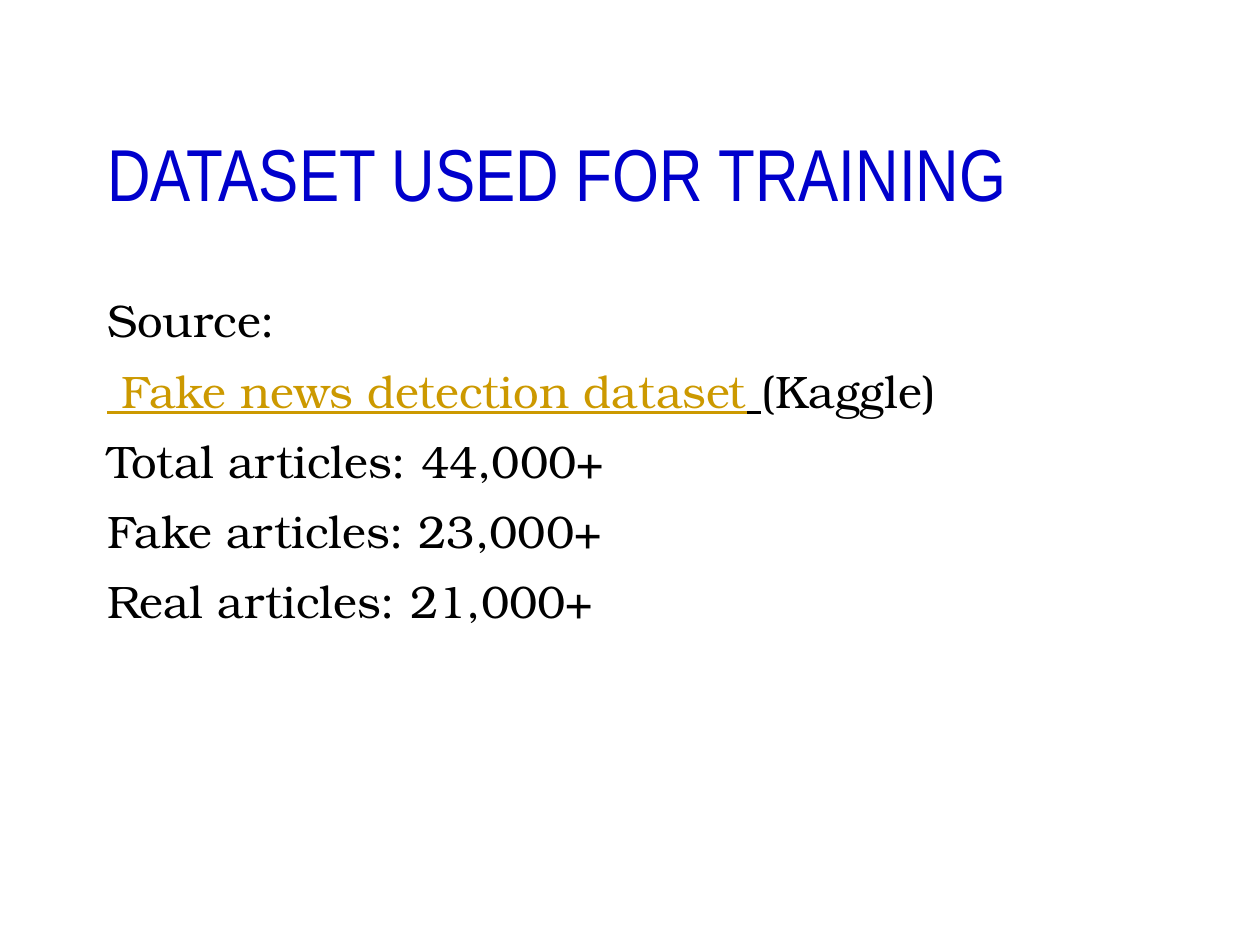
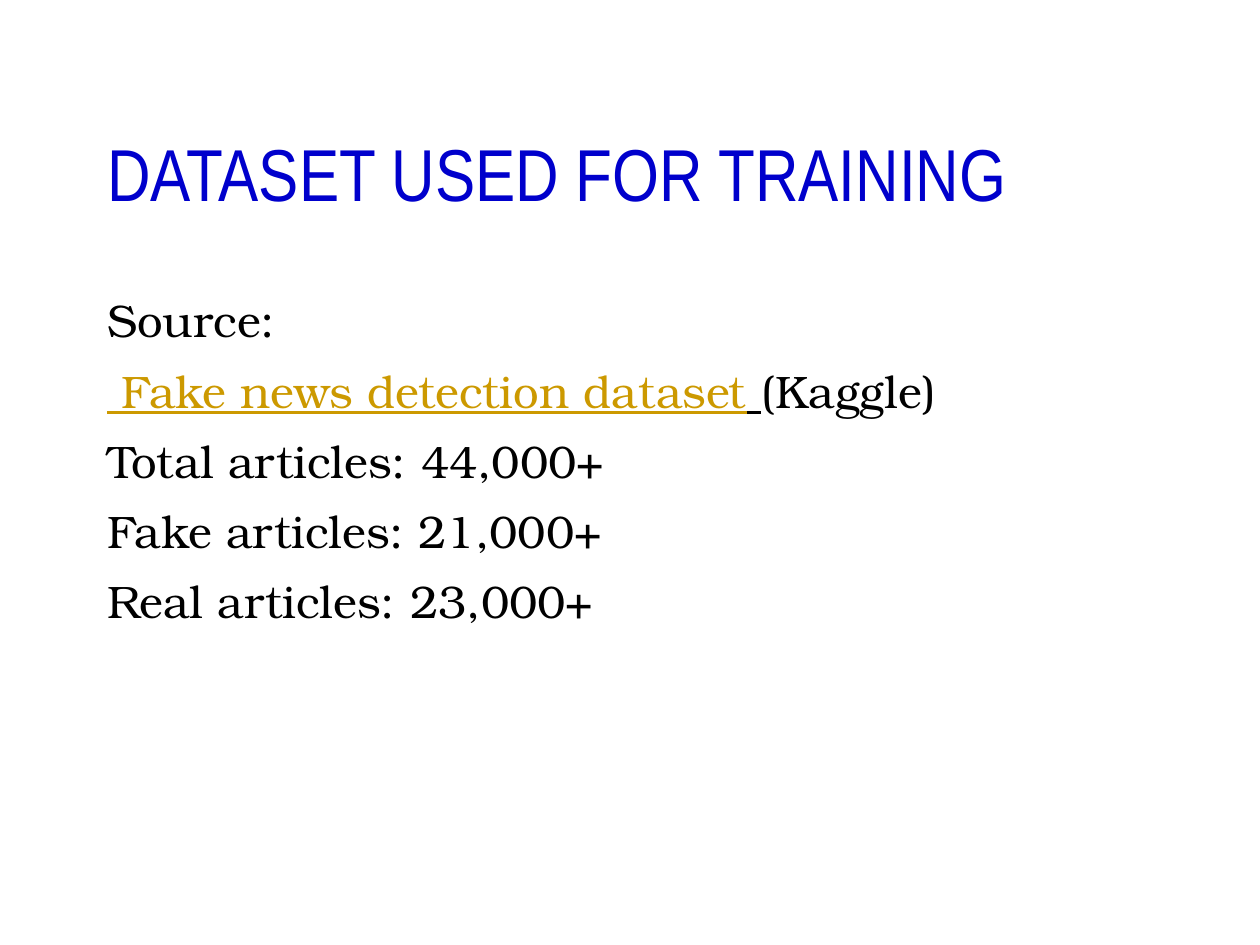
Before and after one commit to abhrojit1/Fake-news-detector-milestone-project, a slide deck: slide 4 of Fake news detection presentation.pptx. Drawn at 1260x945 pixels with LibreOffice and Linux fonts; fonts in the diff are those of the drawing; background and template pictures are left out. Boxes give left, top, right and bottom in pixels: in the first picture for what was removed or moved away, otherwise in the second. Text is boxed around its words. In the diff, an @@ line names an element or a change of style, - is before the commit and + after.

```diff
--- a/Fake news detection presentation.pptx
+++ b/Fake news detection presentation.pptx
@@ text at bbox=[107, 515, 602, 623]: text changed @@
-Fake articles: 23,000+
-Real articles: 21,000+
+Fake articles: 21,000+
+Real articles: 23,000+
```
Also in this commit, not shown: 1 other slide changed, 4 slides added, 2 slides removed, 4 other files.
